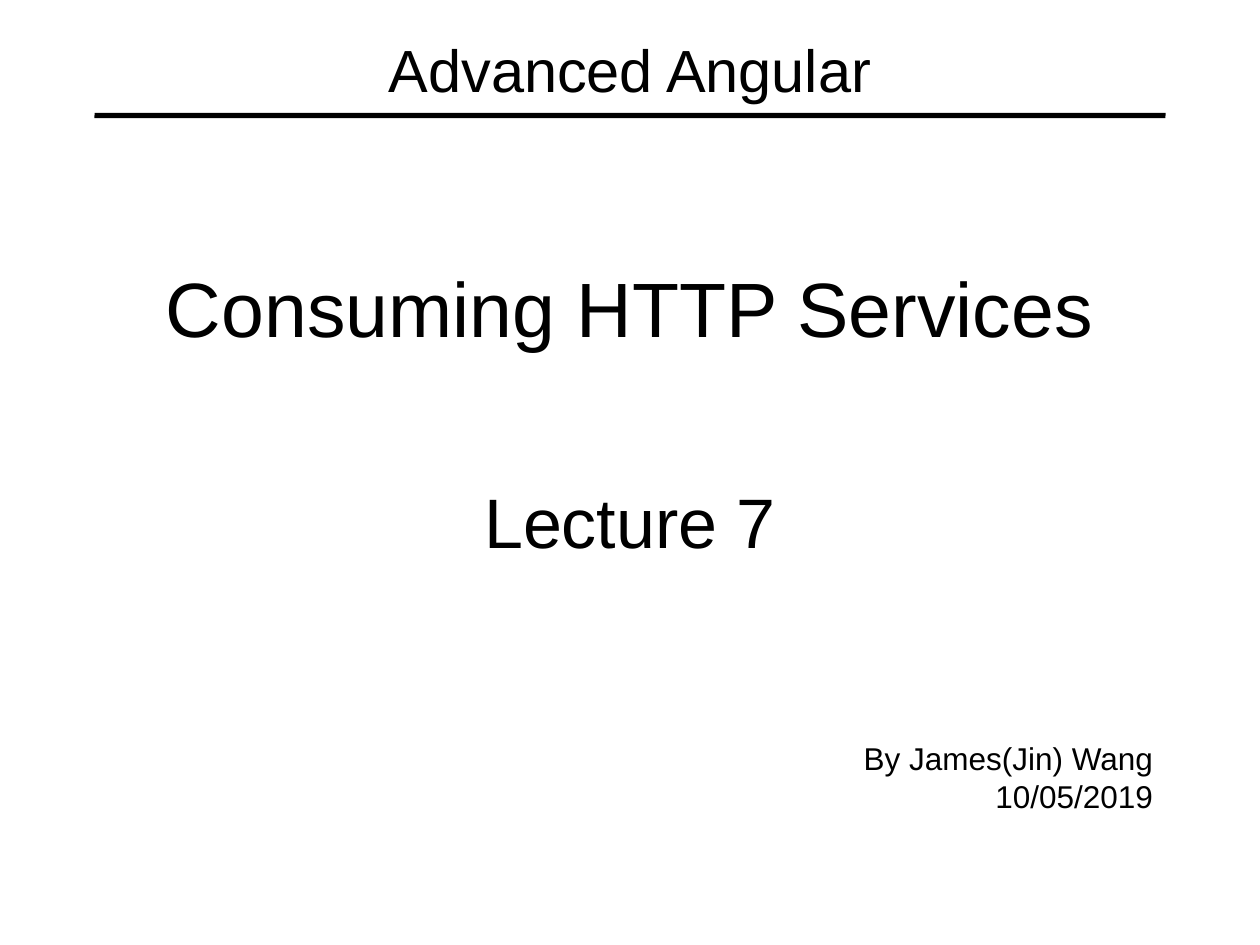
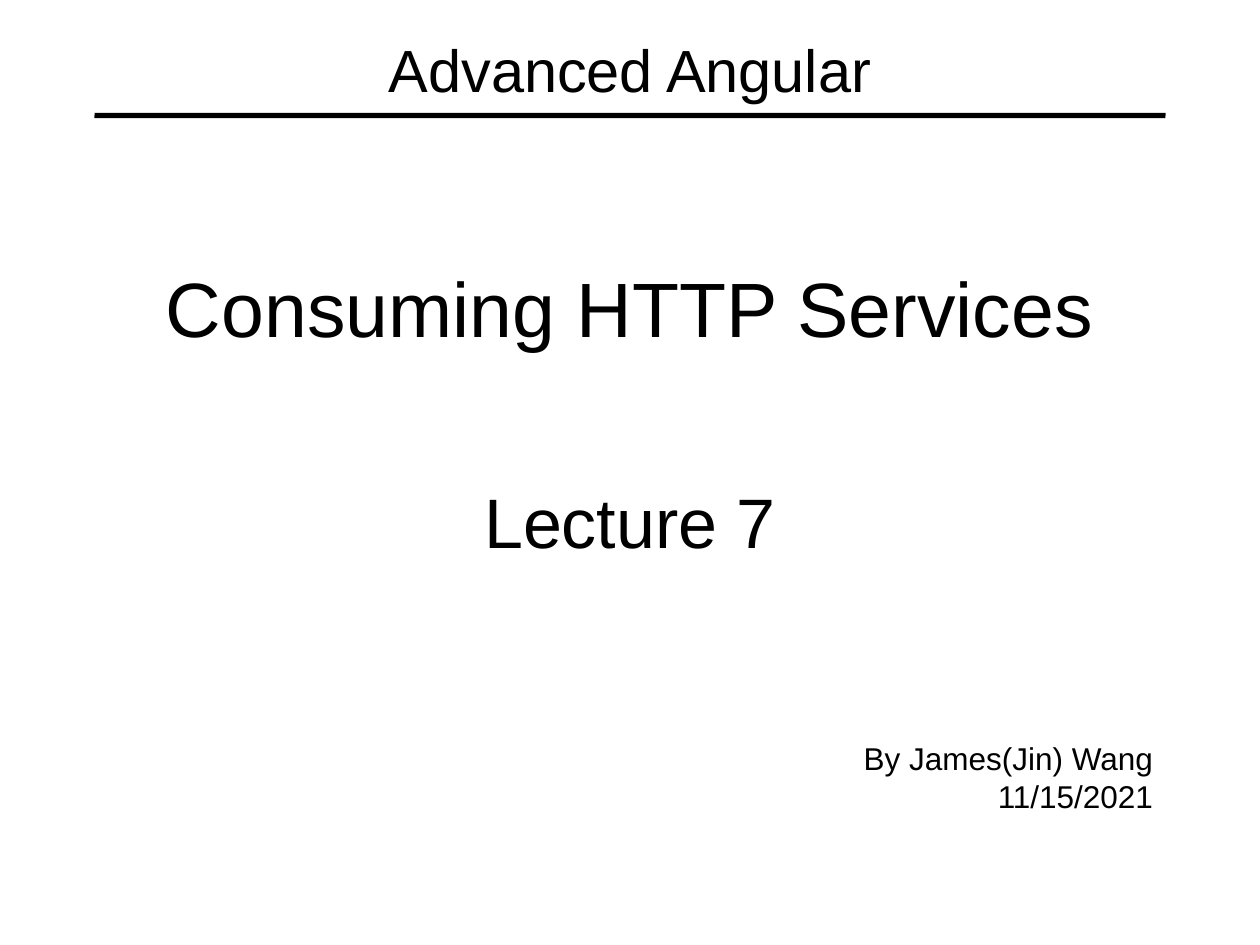
Before and after one commit to specter01wj/Jago_Link_Training, a slide deck: slide 1 of Angular/Angular12/Angular Advanced Course/Essentials/7.Consuming HTTP Services/L7_Consuming HTTP Services.ppt. Drawn at 1260x945 pixels with LibreOffice and Linux fonts; fonts in the diff are those of the drawing. Boxes give left, top, right and bottom in pixels: in the first picture for what was removed or moved away, otherwise in the second. Text is boxed around its words. In the diff, an @@ line names an element or a change of style, - is before the commit and + after.

```diff
--- a/Angular/Angular12/Angular Advanced Course/Essentials/7.Consuming HTTP Services/L7_Consuming HTTP Services.ppt
+++ b/Angular/Angular12/Angular Advanced Course/Essentials/7.Consuming HTTP Services/L7_Consuming HTTP Services.ppt
@@ text at (x1=998, y1=785, x2=1153, y2=809): text changed @@
-10/05/2019
+11/15/2021
```
Also in this commit, not shown: 47 other files.
